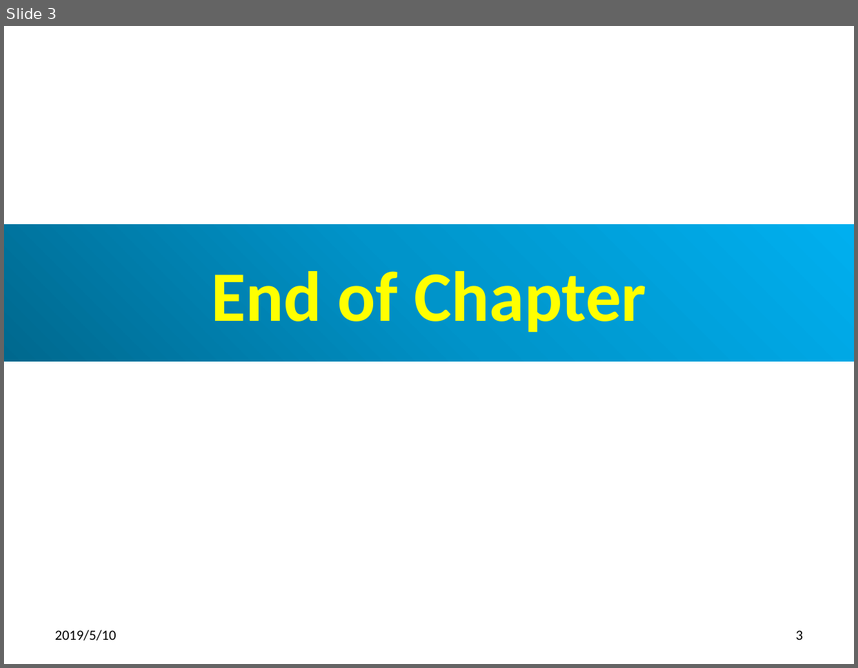
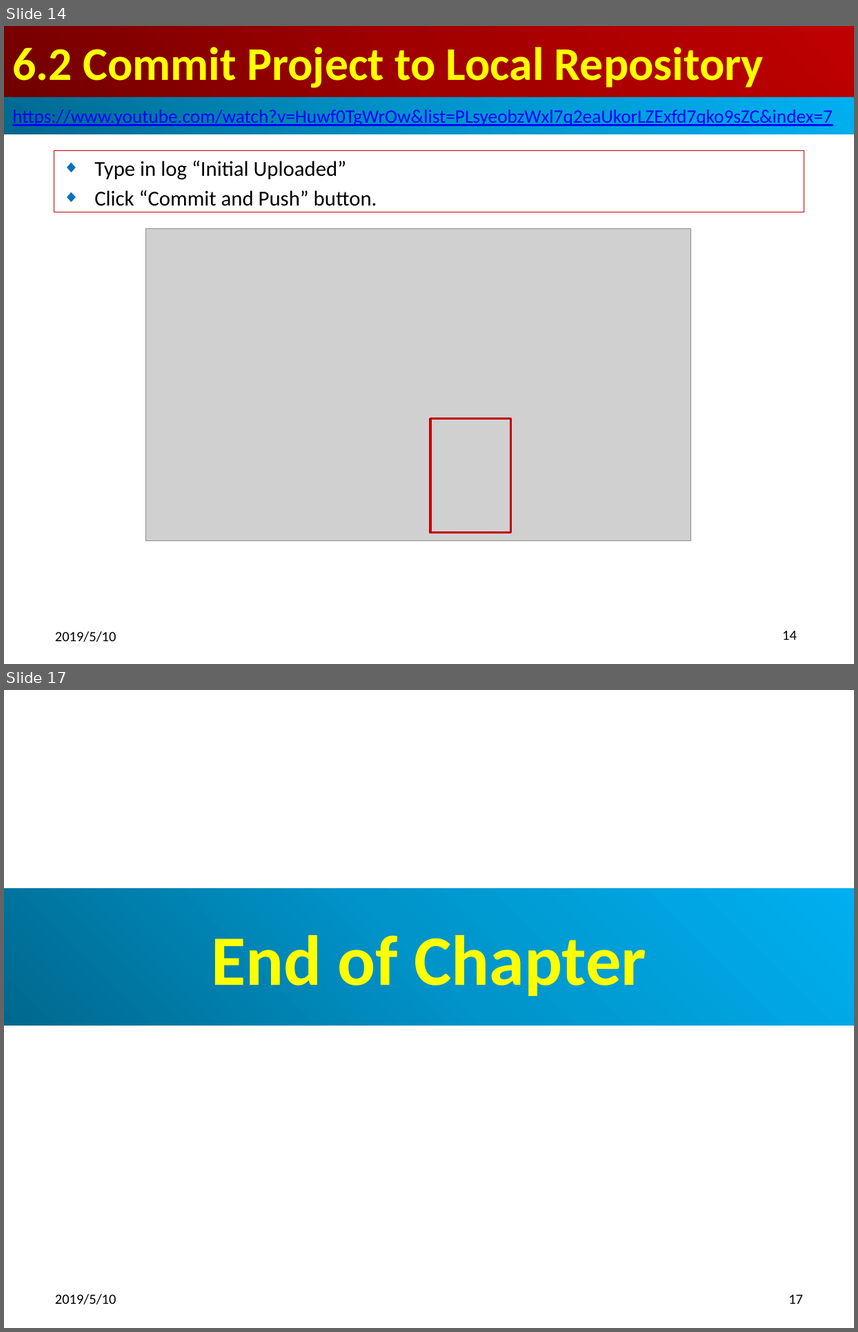
Before and after one commit to peterhchen/100-GitHub, a slide deck: ch06_EclipseGitHub.pptx. Shown one above the other, each under a label of ours: slide 3 before the commit, slides 14 and 17 after it; the slides between them are not shown. The pictures are 858x668 and 858x1332 pixels, drawn with LibreOffice and Linux fonts; fonts in the diff are those of the drawing; grey boxes stand for pictures. Boxes give left, top, right and bottom in pixels: in the first picture for what was removed or moved away, otherwise in the second. Text is boxed around its words. In the diff, an @@ line names an element or a change of style, - is before the commit and + after.

```diff
--- a/ch06_EclipseGitHub.pptx
+++ b/ch06_EclipseGitHub.pptx
@@ slide 14 added at (4, 26, 854, 664), background #FFFFFF @@
@@ title added at (4, 26, 854, 97), fill gradient #720000 to #A20000 to #C00000, 39.6 pt, text #FFFF00, bold @@
+6.2 Commit Project to Local Repository
@@ rectangle added at (4, 97, 854, 135), fill gradient #00688E to #0094CA to #00B0F0, 16 pt, text #0000FF, underline @@
+https://www.youtube.com/watch?v=Huwf0TgWrOw&list=PLsyeobzWxl7q2eaUkorLZExfd7qko9sZC&index=7
@@ subtitle added at (54, 151, 804, 212), outline #C00000 0.75 pt, 18 pt, text #000000 @@
+◆ Type in log “Initial Uploaded”
+◆ Click “Commit and Push” button.
@@ picture added at (146, 228, 692, 540) @@
@@ rectangle added at (430, 419, 510, 532), outline #C00000 2 pt @@
@@ text added at (55, 630, 116, 641), 12 pt, text #000000 @@
+2019/5/10
@@ page number added at (782, 630, 797, 639), 12 pt, text #000000 @@
+14
@@ what was slide 3 is now slide 17 @@
@@ page number at (789, 1294, 803, 1303): text changed @@
-3
+17
```
Also in this commit, not shown: 1 slide changed, 13 other slides added.
